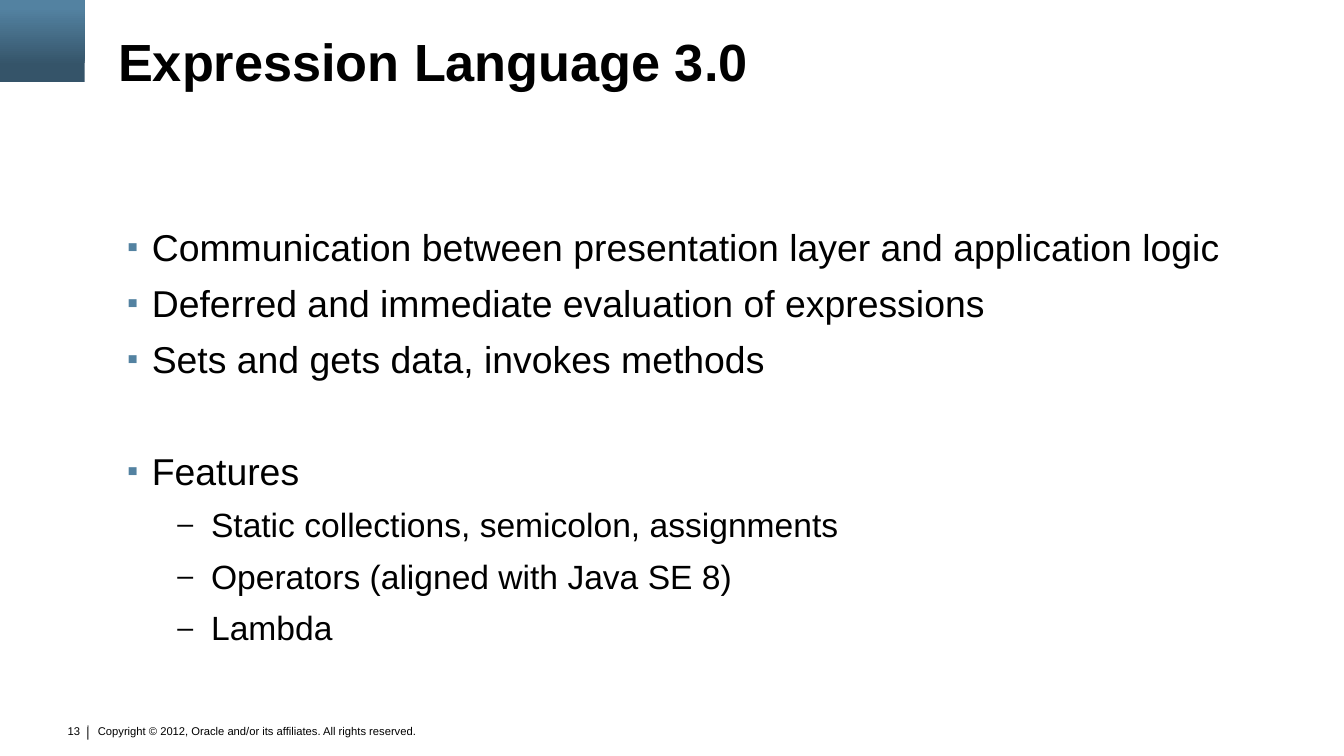
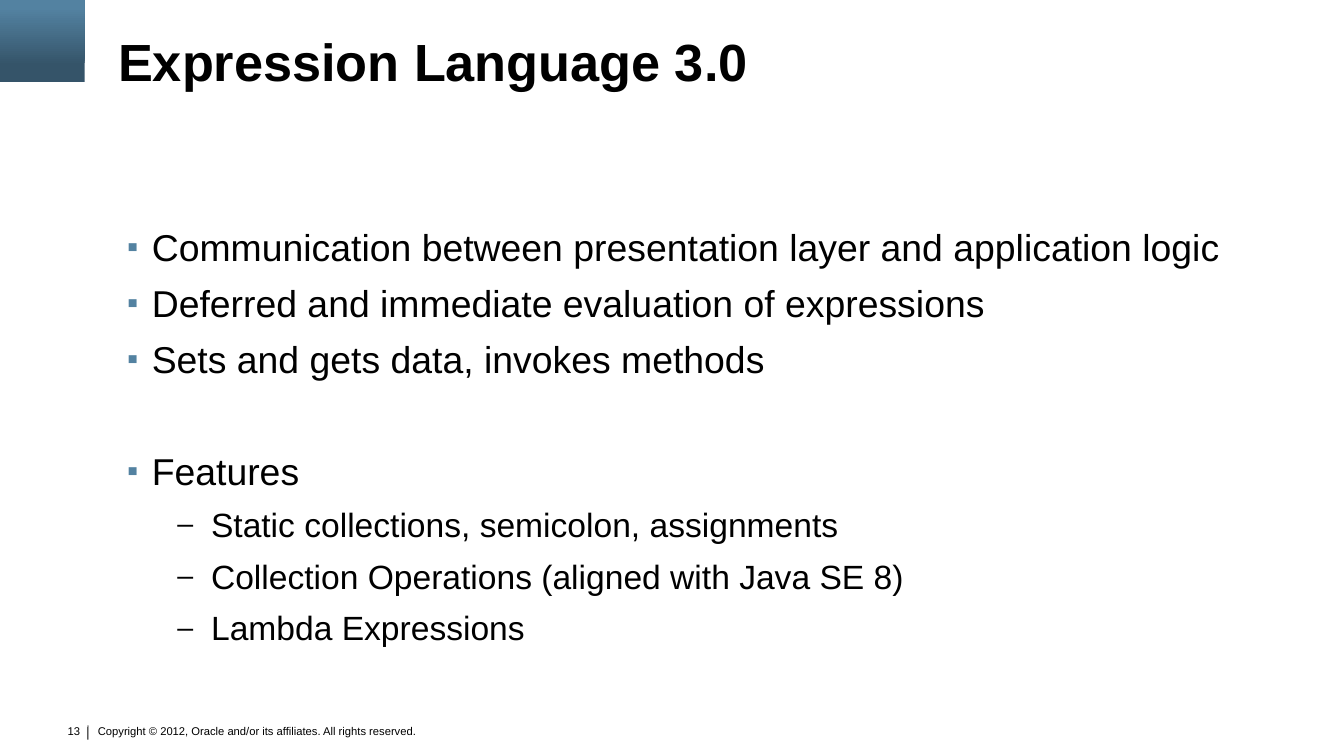
Before and after one commit to marfous/j1demo-pf, a slide deck: slide 13 of con3638.pptx. Drawn at 1344x756 pixels with LibreOffice and Linux fonts; fonts in the diff are those of the drawing; background and template pictures are left out. Boxes give left, top, right and bottom in pixels: in the first picture for what was removed or moved away, otherwise in the second. Text is boxed around its words. In the diff, an @@ line names an element or a change of style, - is before the commit and + after.

```diff
--- a/con3638.pptx
+++ b/con3638.pptx
@@ text at (211,564,904,646): text changed @@
-  – Operators (aligned with Java SE 8)
-  – Lambda
+  – Collection Operations (aligned with Java SE 8)
+  – Lambda Expressions
```
Also in this commit, not shown: 7 other slides changed.
